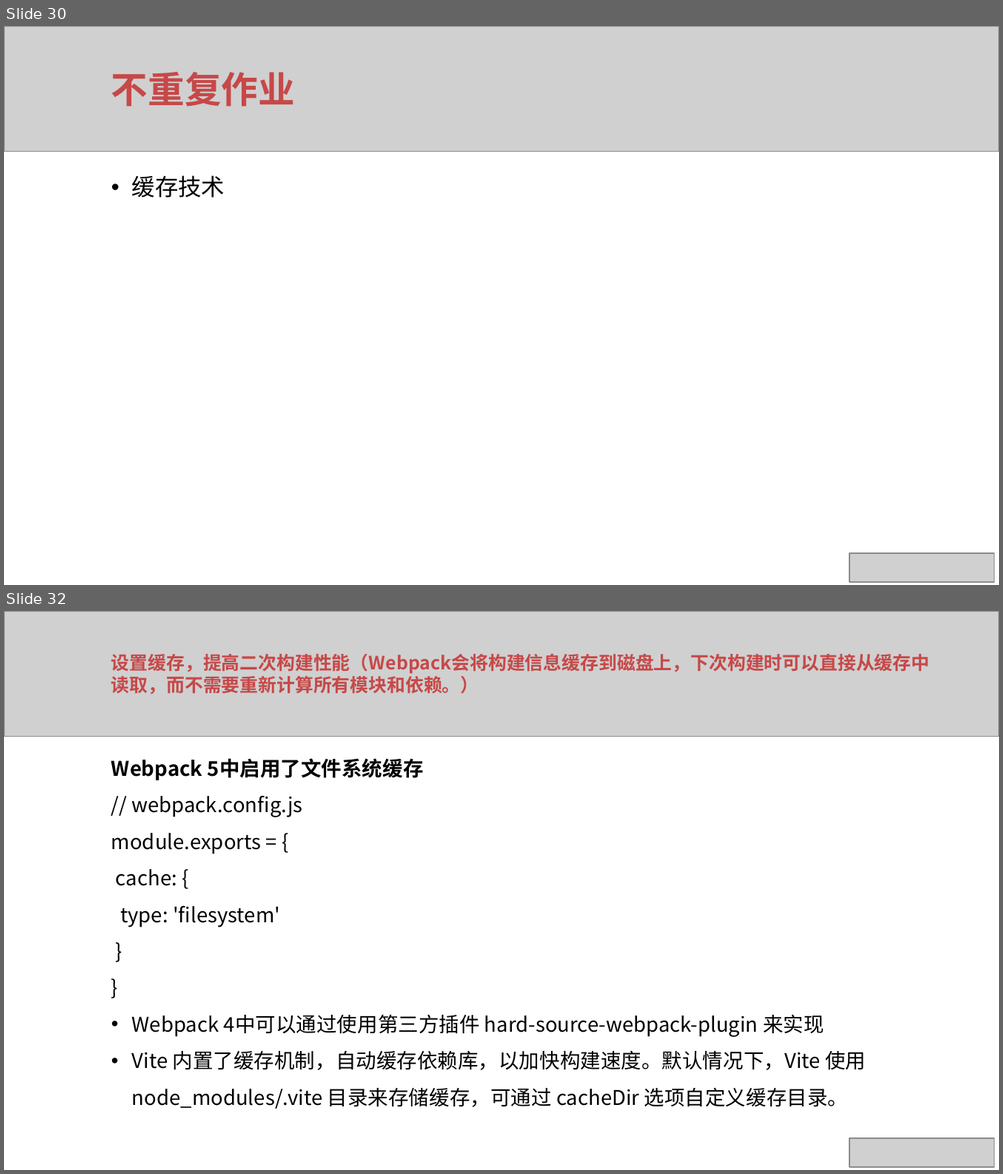
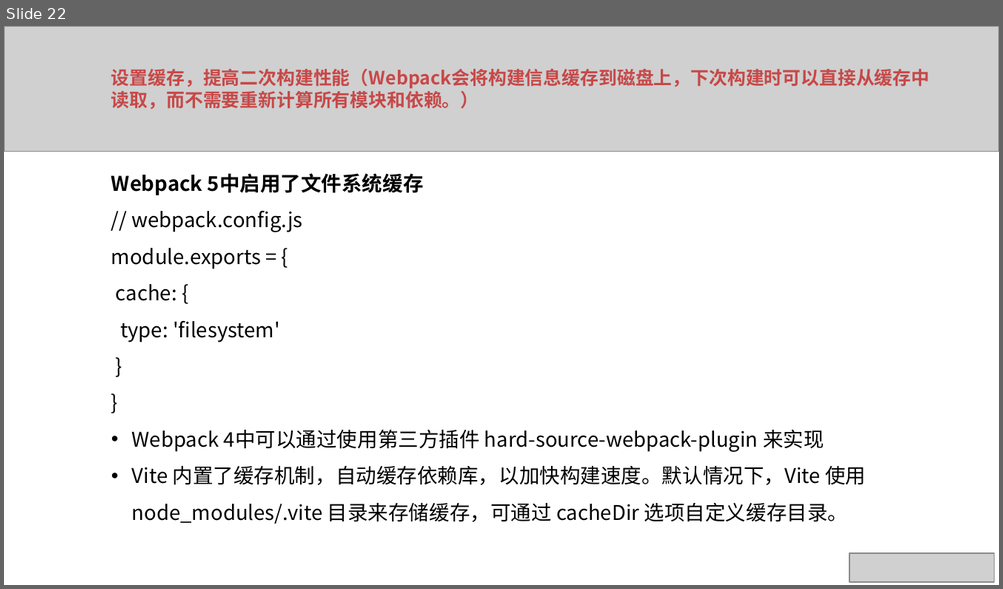
Before and after one commit to xuqunhai/python, a slide deck: rx/Vue项目最佳实践.pptx. Shown one above the other, each under a label of ours: slides 30 and 32 before the commit, slide 22 after it; the slides between them are not shown. The pictures are 1003x1174 and 1003x589 pixels, drawn with LibreOffice and Linux fonts; fonts in the diff are those of the drawing; grey boxes stand for pictures. Boxes give left, top, right and bottom in pixels: in the first picture for what was removed or moved away, otherwise in the second. Text is boxed around its words. In the diff, an @@ line names an element or a change of style, - is before the commit and + after.

```diff
--- a/rx/Vue项目最佳实践.pptx
+++ b/rx/Vue项目最佳实践.pptx
@@ slide 30 removed at (4, 26, 999, 585), background #FFFFFF @@
@@ picture removed at (4, 26, 999, 151) @@
@@ text removed at (111, 72, 295, 107) @@
-不重复作业
@@ text removed at (132, 175, 225, 198) @@
-• 缓存技术
@@ picture removed at (849, 554, 993, 583) @@
@@ what was slide 32 is now slide 22 @@
```
Also in this commit, not shown: 4 slides changed, 9 other slides removed, 3 other files.
